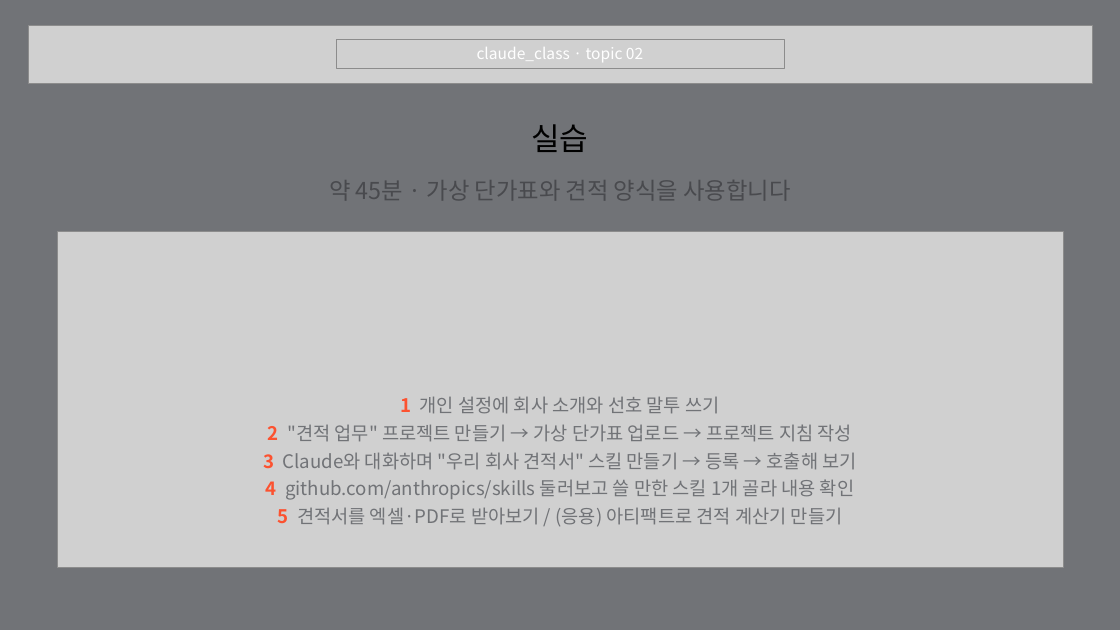
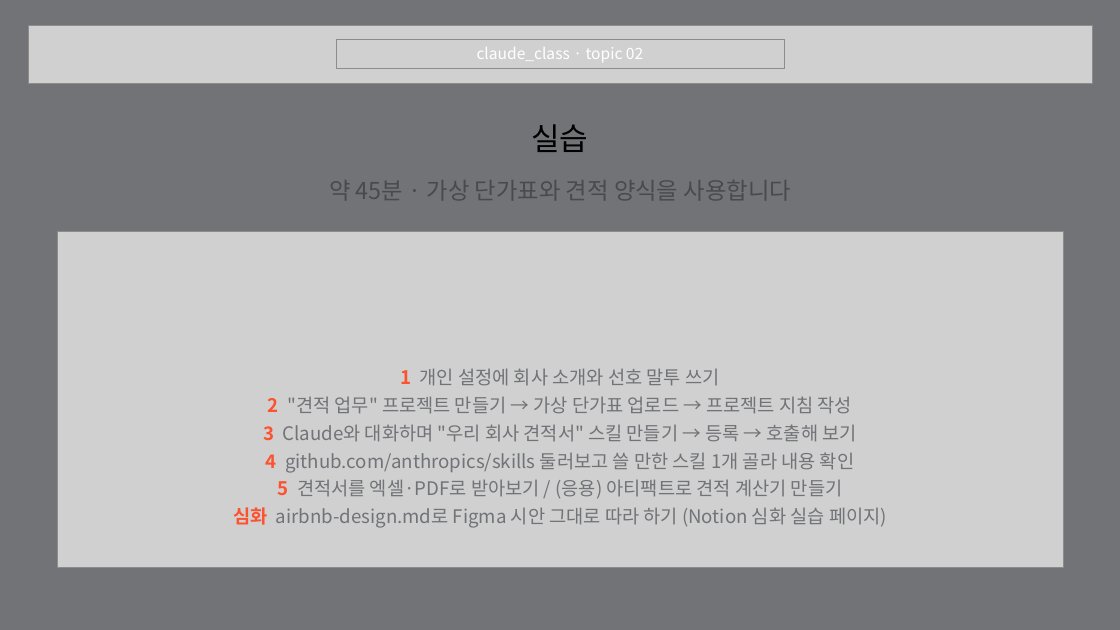
Before and after one commit to pa3757/claude_lecture, a slide deck: slide 22 of slides/02_프로젝트_지침_스킬.pptx (slide 19 before the commit). Drawn at 1120x630 pixels with LibreOffice and Linux fonts; fonts in the diff are those of the drawing; grey boxes stand for pictures; background and template pictures are left out. Boxes give left, top, right and bottom in pixels: in the first picture for what was removed or moved away, otherwise in the second. Text is boxed around its words. In the diff, an @@ line names an element or a change of style, - is before the commit and + after.

```diff
--- a/slides/02_프로젝트_지침_스킬.pptx
+++ b/slides/02_프로젝트_지침_스킬.pptx
@@ text at (233,507,887,528): paragraph added @@
+심화 airbnb-design.md로 Figma 시안 그대로 따라 하기 (Notion 심화 실습 페이지)
```
Also in this commit, not shown: 1 other slide changed, 3 slides added, 29 other files.
